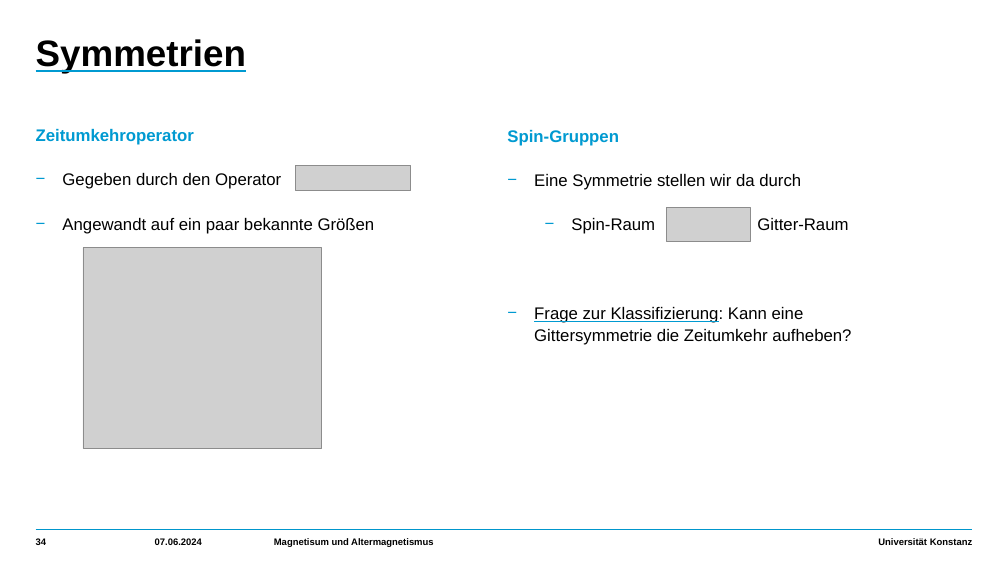
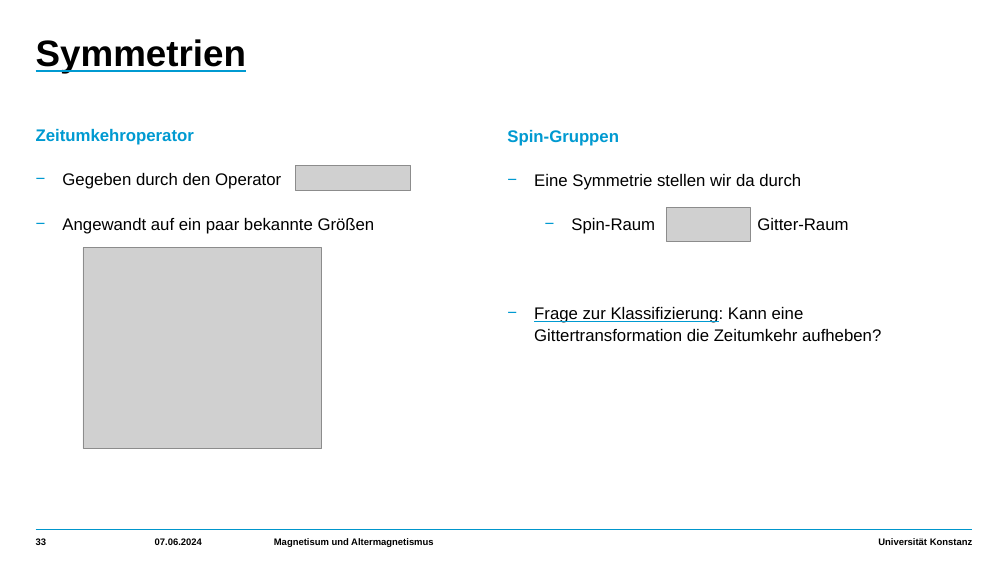
Before and after one commit to HolykingJulex/EstimateSeminar, a slide deck: slide 33 of Vortrag.pptx (slide 34 before the commit). Drawn at 1008x567 pixels with LibreOffice and Linux fonts; fonts in the diff are those of the drawing; grey boxes stand for pictures. Boxes give left, top, right and bottom in pixels: in the first picture for what was removed or moved away, otherwise in the second. Text is boxed around its words. In the diff, an @@ line names an element or a change of style, - is before the commit and + after.

```diff
--- a/Vortrag.pptx
+++ b/Vortrag.pptx
@@ text at (534,307,881,341): text changed @@
-    − Frage zur Klassifizierung: Kann eine Gittersymmetrie die Zeitumkehr aufheben?
+    − Frage zur Klassifizierung: Kann eine Gittertransformation die Zeitumkehr aufheben?
@@ page number at (36,538,47,545): text changed @@
-34
+33
```
Also in this commit, not shown: 35 other slides changed, 3 slides added, 4 slides removed, 3 other files.
